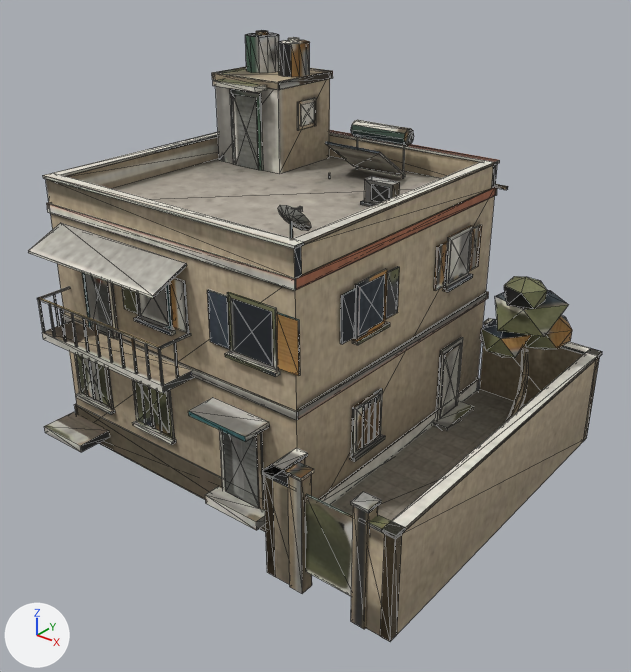
Two versions of the glTF model godot/assets/units3d/civic/civ_house_b/civ_house_b.glb, one commit apart.
Camera for both pictures: a 50 mm lens placed at (13.27, -16.56, 13.11), pointed at (0.51, -0.61, 3.22). Arrows for +X, +Y and +Z are at lower left; the lights stay in place. The older version comes first. Mesh edges are drawn as thin lines. Vertices at exactly the same position are counted once.

Objects in the first picture: 'civ_house_b'.
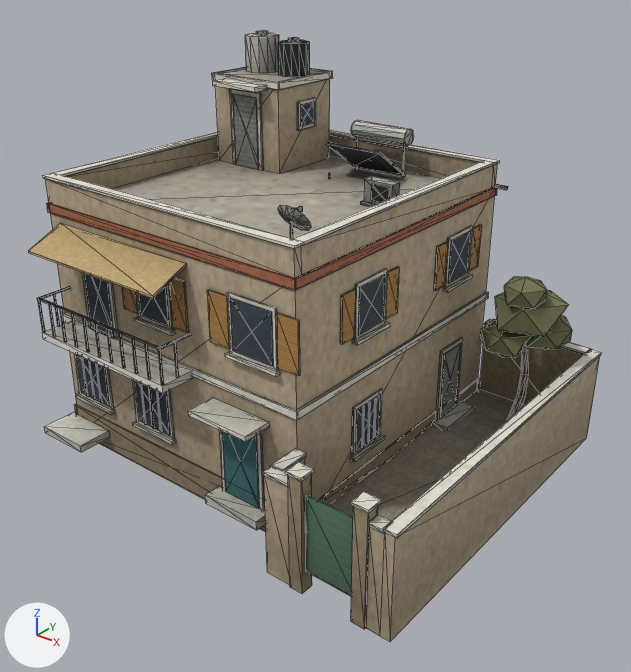
Boxes (x1, y1, x2, y2) around the edits, measured in the pictures (631 x 672 px; the box of a moved part takes in the faces that stretch with it):
part 1 of me_civ_house_b, added: after (263, 466, 288, 487)
part 2 of me_civ_house_b, added: after (270, 449, 307, 471)
part 3 of me_civ_house_b, deleted: before (261, 448, 308, 487)
part 4 of me_civ_house_b, moved or reshaped: before (264, 319, 602, 641); after (264, 319, 602, 636)
part 5 of me_civ_house_b, surface changed: (28, 30, 586, 641) in both

Patch to the scene script:
```diff
--- a/godot/assets/units3d/civic/civ_house_b/civ_house_b.glb.py
+++ b/godot/assets/units3d/civic/civ_house_b/civ_house_b.glb.py
@@ me_civ_house_b @@
 # used by ob_civ_house_b; location = (0.0, 0.0, 0.0)
-me_civ_house_b.from_pydata(...)  # 1580 vertices, 2115 faces; spans x -5.94..6.04, y -5.09..5.04, z -0.5..10.0
+me_civ_house_b.from_pydata(...)  # 1586 vertices, 2115 faces; spans x -5.94..6.04, y -5.09..5.04, z -0.5..10.0
+# me_civ_house_b part 1: the loose piece of 8 vertices spanning x 3.28..3.72, y -5.09..-4.66, z 2.55..2.63 is copied, and the copy is scaled about its middle by (1.64, 0.767, 1), then moved by (-0.54, 0.0, -0.35); it spans x 2.6..3.32, y -5.04..-4.71, z 2.2..2.28
+# me_civ_house_b part 2: the loose piece of 8 vertices spanning x 3.28..3.72, y -5.09..-4.66, z 2.55..2.63 is copied, and the copy is scaled about its middle by (0.75, 1.98, 1), then moved by (-0.78, 0.55, -0.35); it spans x 2.56..2.89, y -4.75..-3.9, z 2.2..2.28
+# me_civ_house_b part 3: the loose piece of 14 vertices spanning x 2.56..3.54, y -5.04..-3.86, z 2.2..2.28 is deleted
+# me_civ_house_b part 4
+# 9 vertices are removed from x 2.85..6.04, y -5.04..5.04, z -0.5..2.28
+# 44 faces are deleted
+# 4 vertices in x 3.5, y -5.0..-4.75, z -0.5..2.2 move by (-0.18, 0.0, 0.0)
+# 4 vertices in x 5.2, y -5.0..-4.75, z -0.5..2.2 move by (0.18, 0.0, 0.0)
+# 4 vertices in x 2.56, y 4.71..5.04, z 2.2..2.28 move by (0.04, 0.0, 0.0)
+# 13 vertices move from x 2.85..6.04, y -5.04..5.04, z -0.5..2.28 to x 2.85..5.75, y -5.04..5.0, z -0.5..2.28
+# 13 vertices are added at x 2.85..6.04, y -5.04..5.04, z -0.5..2.28
+# 44 new faces join them, mat_cvb_civhouseb (picture img_civ_house_b_albedo)
+# me_civ_house_b part 5: 1855 kept faces spanning x -5.94..6.0, y -5.09..5.04, z -0.5..10.0 get new texture (UV) coordinates
 me_civ_house_b.materials.append(mat_cvb_civhouseb)
```
